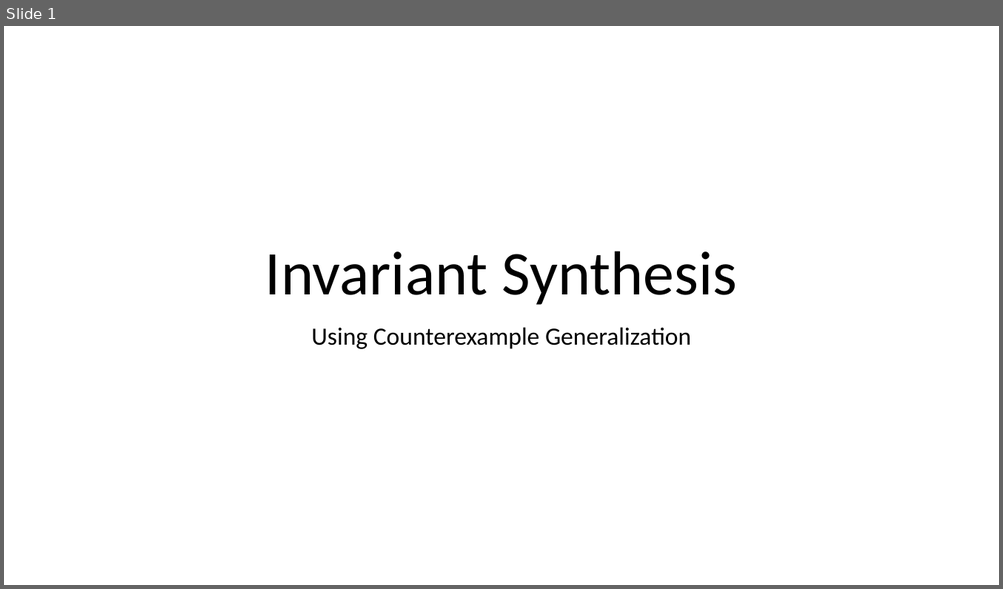
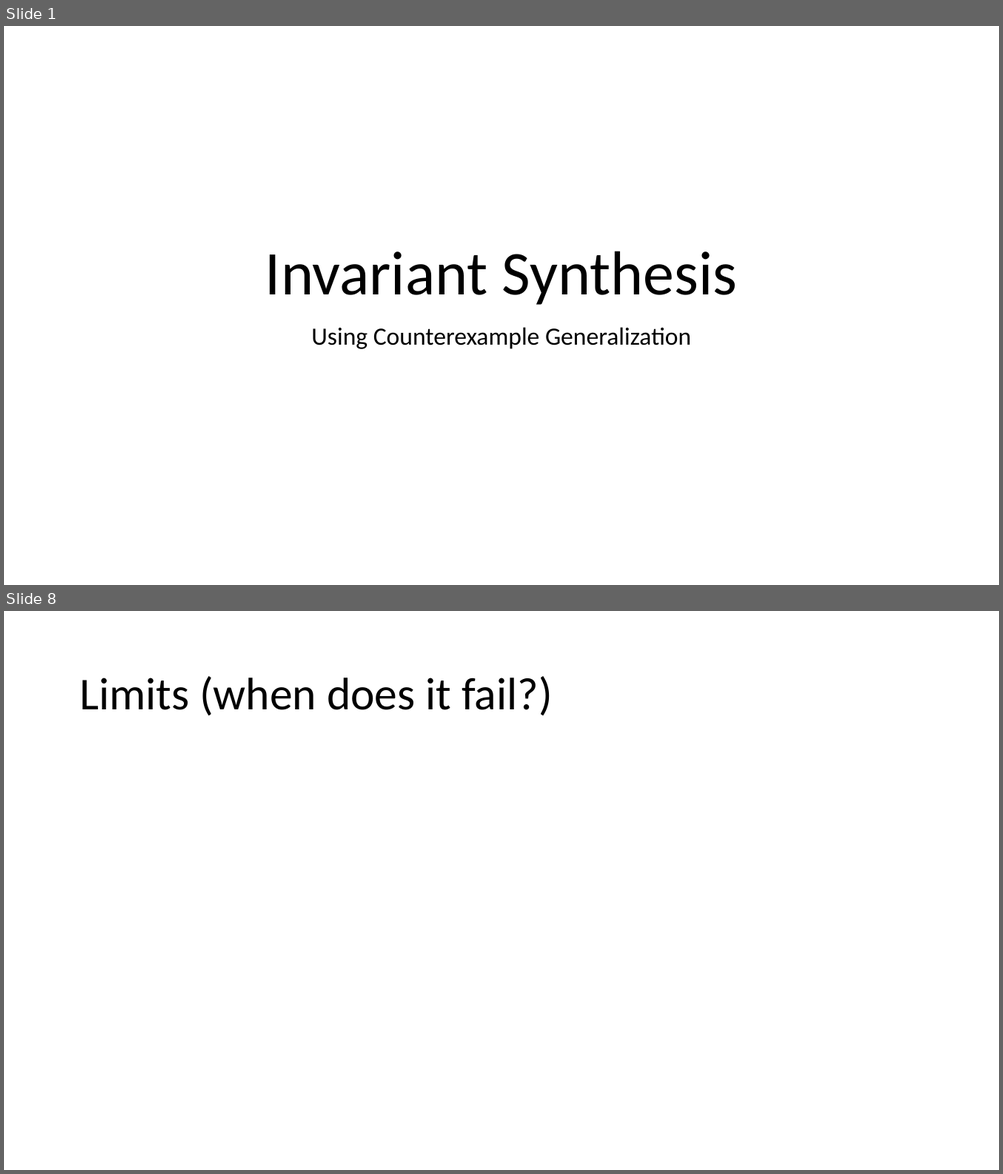
Before and after one commit to tjhance/ivy-research, a slide deck: invariant_synthesis/Invariant Synthesis.pptx. Shown one above the other, each under a label of ours: slide 1 before the commit, slides 1 and 8 after it; the slides between them are not shown. The pictures are 1003x589 and 1003x1174 pixels, drawn with LibreOffice and Linux fonts; fonts in the diff are those of the drawing. Boxes give left, top, right and bottom in pixels: in the first picture for what was removed or moved away, otherwise in the second. Text is boxed around its words. In the diff, an @@ line names an element or a change of style, - is before the commit and + after.

```diff
--- a/invariant_synthesis/Invariant Synthesis.pptx
+++ b/invariant_synthesis/Invariant Synthesis.pptx
@@ slide 8 added at (4, 611, 999, 1170), background #FFFFFF @@
@@ title added at (79, 676, 552, 716), 44 pt, text #000000 @@
+Limits (when does it fail?)
```
Also in this commit, not shown: 6 other slides added, 7 other files.
